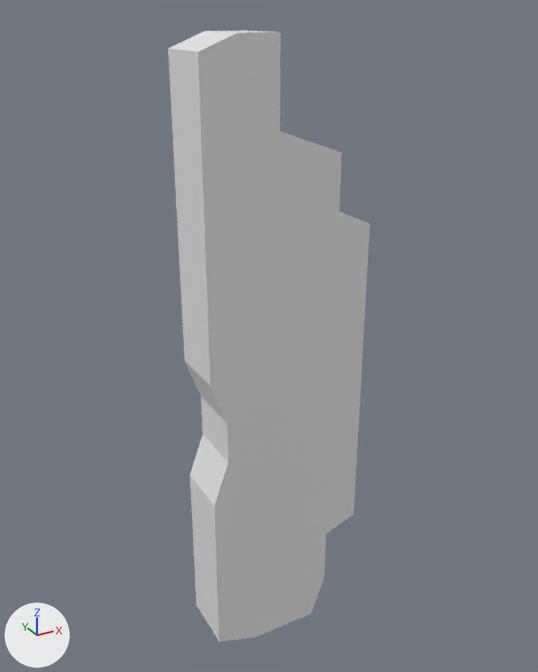
Before and after pictures for a commit that changed the FBX model Assets/Graph/Meshes/Blockout/SMB_groundL_B.fbx.
Camera for both pictures: a 50 mm lens placed at (-176.0, -313.0, 175.0), pointed at (0.0, 7.0, 15.0). Lighting does not change. The marker at lower left points along +X, +Y and +Z. Where no turn or scale is listed for an object, it has been applied to the vertices.

Objects in the first picture: 'SMB_groundL_B'.
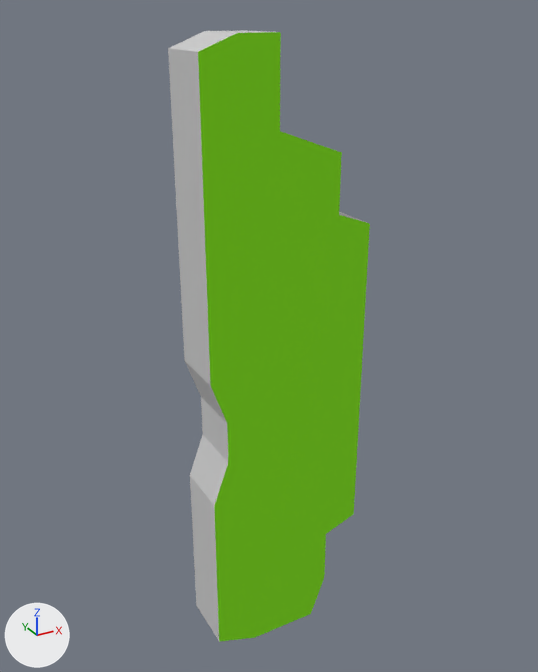
Pixel boxes (x1, y1, x2, y2) of what changed, in the pictures (538 x 672 px):
part 1 of me_mesh, recoloured (grey to green)
    both: (211, 215, 370, 642)
part 2 of me_mesh, recoloured (grey to green)
    both: (198, 52, 342, 385)
part 3 of me_mesh, recoloured (grey to green)
    both: (199, 32, 281, 131)
part 4 of me_mesh, recoloured
    both: (168, 30, 367, 641)

The change, as a list of edits to the scene's bpy script:
```text
Add mat_grass:
    mat_grass = principled_material('Grass')
    mat_grass.base_color = (0.243, 0.867, 0.0)  # green #87ef00
    mat_grass.roughness = 0.859
Add mat_rock:
    mat_rock = principled_material('rock')
    mat_rock.base_color = (0.588, 0.588, 0.588)  # light grey #cacaca
    mat_rock.roughness = 0.859
Change me_mesh:
    where me_mesh.from_pydata(...)  # 34 vertices, 64 faces; spans x -45.0..45.0, y -16.0..16.0, z -166.0..166.0
    used by ob_smb_groundl_b; location = (0.0, 0.0, 0.0)
    me_mesh part 1: 20 of the faces centred in x -38.0..39.0, y -16.0..16.0, z -132.0..19.0 switch from no material to mat_grass (green #87ef00)
    me_mesh part 2: 6 of the faces centred in x -32.0..3.0, y -16.0..16.0, z 68.0..97.0 switch from no material to mat_grass (green #87ef00)
    me_mesh part 3: 4 of the faces centred in x -27.0..-14.0, y -16.0..16.0, z 150.0..153.0 switch from no material to mat_grass (green #87ef00)
    me_mesh part 4: all 34 faces centred in x -45.0..45.0, y -5.0..5.0, z -166.0..166.0 switch from no material to mat_rock (light grey #cacaca)
```
